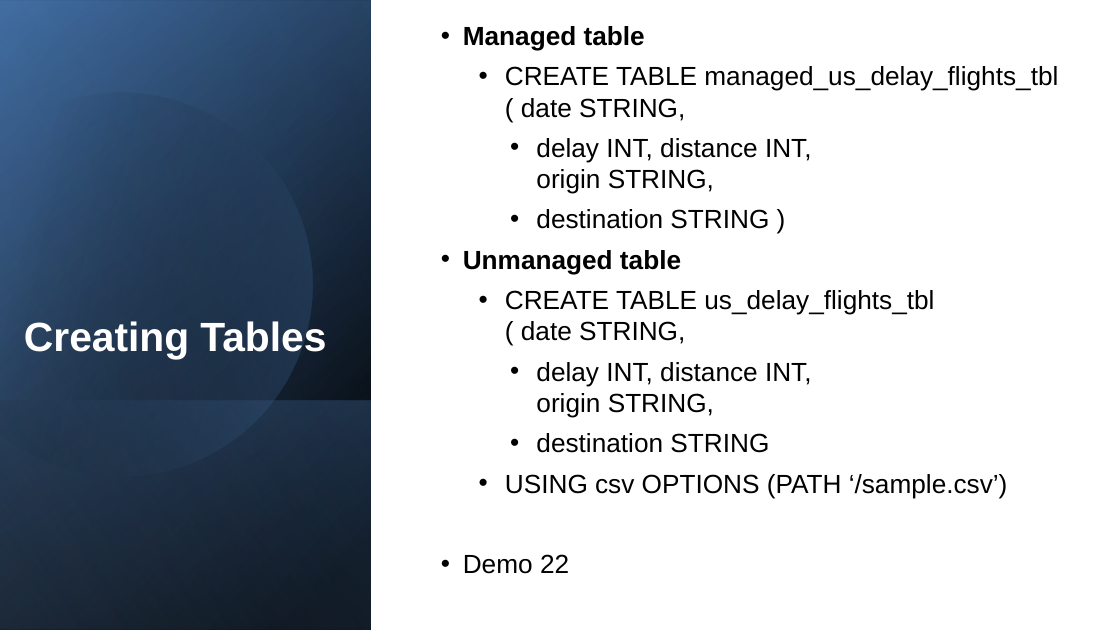
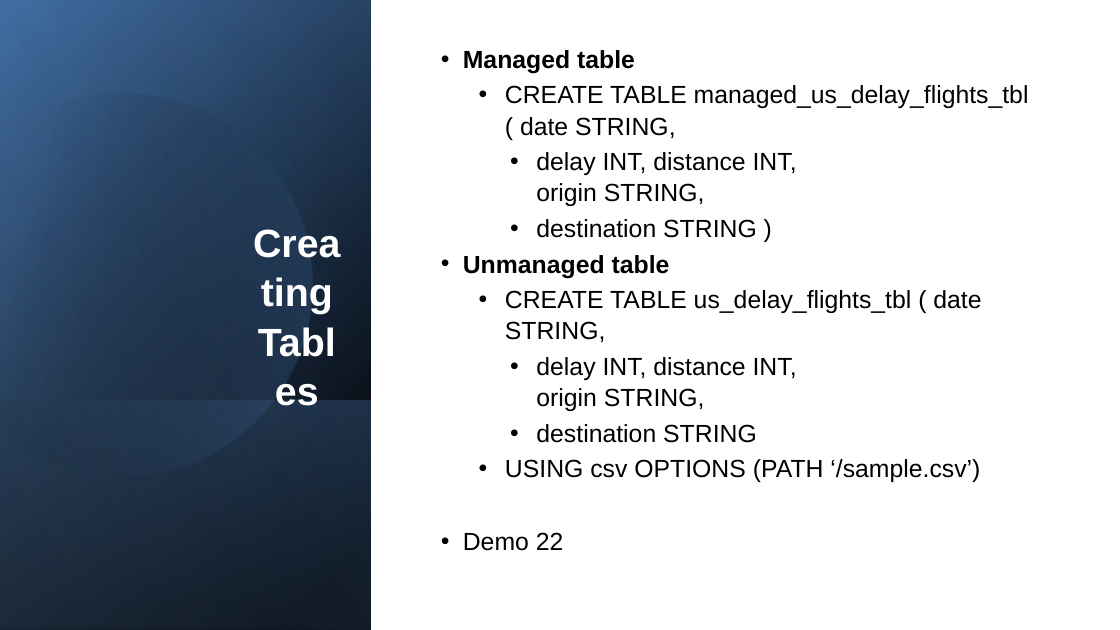
Before and after one commit to zhangyu027/UCI_Hadoop_Apache_Airflow, a slide deck: slide 13 of 02_Slides/M6_SparkSQL.pptx. Drawn at 1120x630 pixels with LibreOffice and Linux fonts; fonts in the diff are those of the drawing. Boxes give left, top, right and bottom in pixels: in the first picture for what was removed or moved away, otherwise in the second. Text is boxed around its words. In the diff, an @@ line names an element or a change of style, - is before the commit and + after.

```diff
--- a/02_Slides/M6_SparkSQL.pptx
+++ b/02_Slides/M6_SparkSQL.pptx
@@ text "Managed table" at (x1=463, y1=50, x2=1029, y2=551): size 18 to 17 pt; line spacing 1 to 1.05; more space between paragraphs; less space between paragraphs @@
@@ title "Creating Tables" moved from (x1=24, y1=321, x2=326, y2=359) to (x1=19, y1=68, x2=352, y2=561) @@
@@ title "Creating Tables" at (x1=19, y1=68, x2=352, y2=561): size 28 to 27 pt; line spacing 0.9 to 1.05; more space between paragraphs; vertical alignment bottom to middle @@
```
Also in this commit, not shown: 25 other slides changed, 3 other files.
